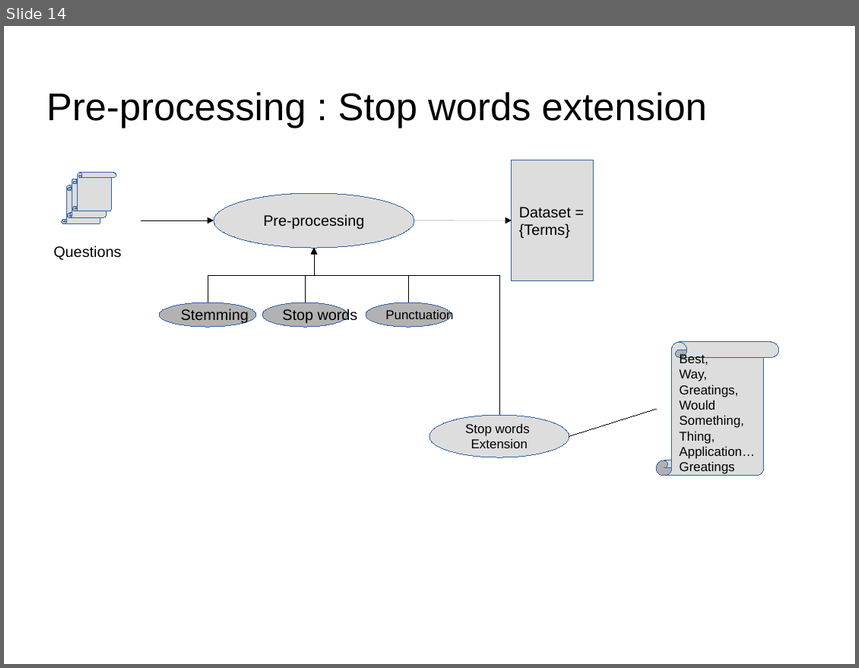
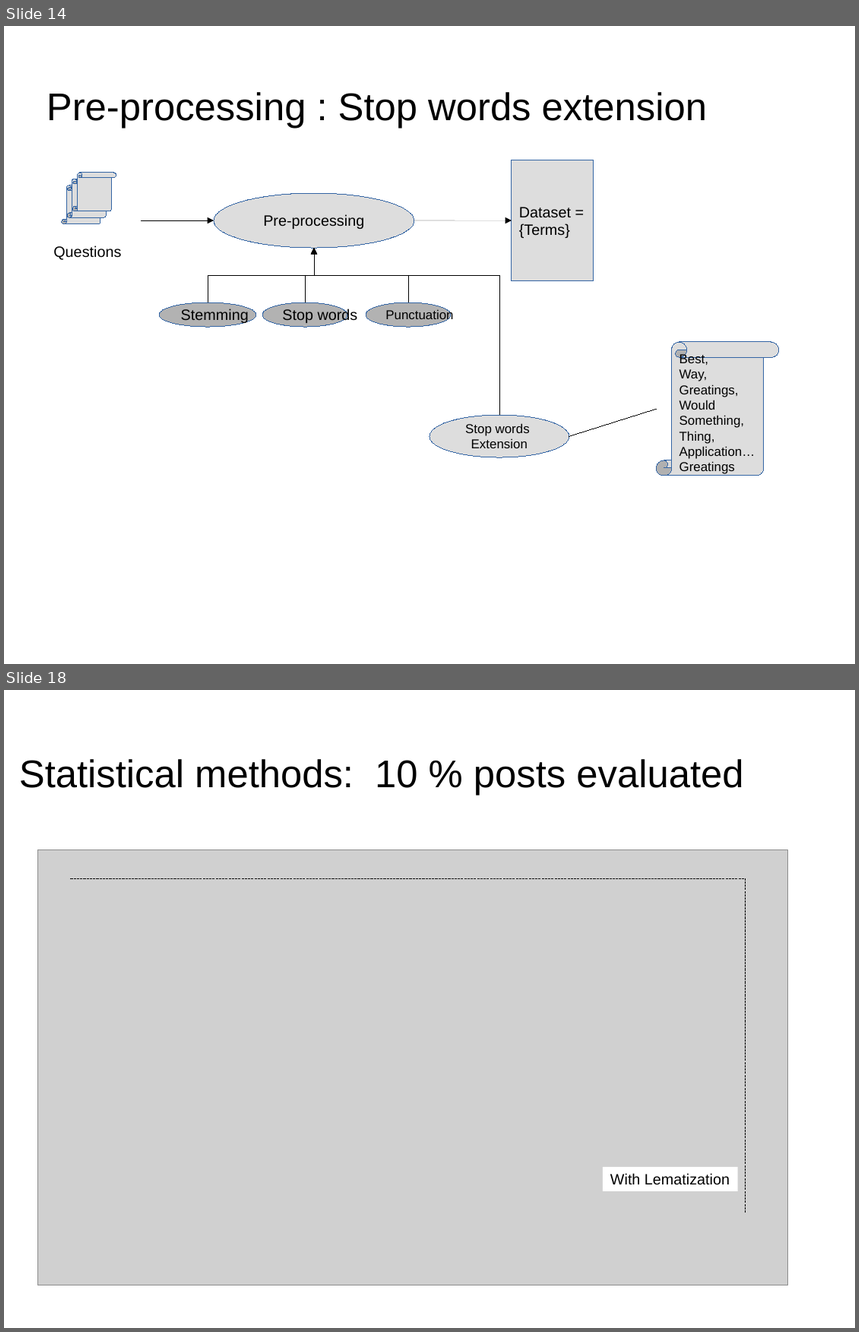
Before and after one commit to dataforcast/OC_Datascientist, a slide deck: P6/report/Openclassrooms_ParcoursDatascientist_P6-V1.odp. Shown one above the other, each under a label of ours: slide 14 before the commit, slides 14 and 18 after it; the slides between them are not shown. The pictures are 859x668 and 859x1332 pixels, drawn with LibreOffice and Linux fonts; fonts in the diff are those of the drawing; grey boxes stand for pictures; background and template pictures are left out. Boxes give left, top, right and bottom in pixels: in the first picture for what was removed or moved away, otherwise in the second. Text is boxed around its words. In the diff, an @@ line names an element or a change of style, - is before the commit and + after.

Commit message:
P6 / Statistical methods : computation of accuracy reworked; presentation reworked;

```diff
--- a/P6/report/Openclassrooms_ParcoursDatascientist_P6-V1.odp
+++ b/P6/report/Openclassrooms_ParcoursDatascientist_P6-V1.odp
@@ slide 18 added at (4, 690, 855, 1328), background picture (left out) @@
@@ title added at (19, 759, 743, 795), 36 pt, text #000000 @@
+Statistical methods: 10 % posts evaluated
@@ picture added at (38, 850, 789, 1286) @@
@@ line added from (71, 878) to (747, 878), #000000 0 pt @@
@@ line added from (747, 878) to (747, 1213), #000000 0 pt @@
@@ rectangle added at (604, 1167, 739, 1192), fill #FFFFFF, 14 pt, text #000000 @@
+With Lematization
```
Also in this commit, not shown: 9 slides changed, 1 other slide added, 3 slides removed, 4 other files.
